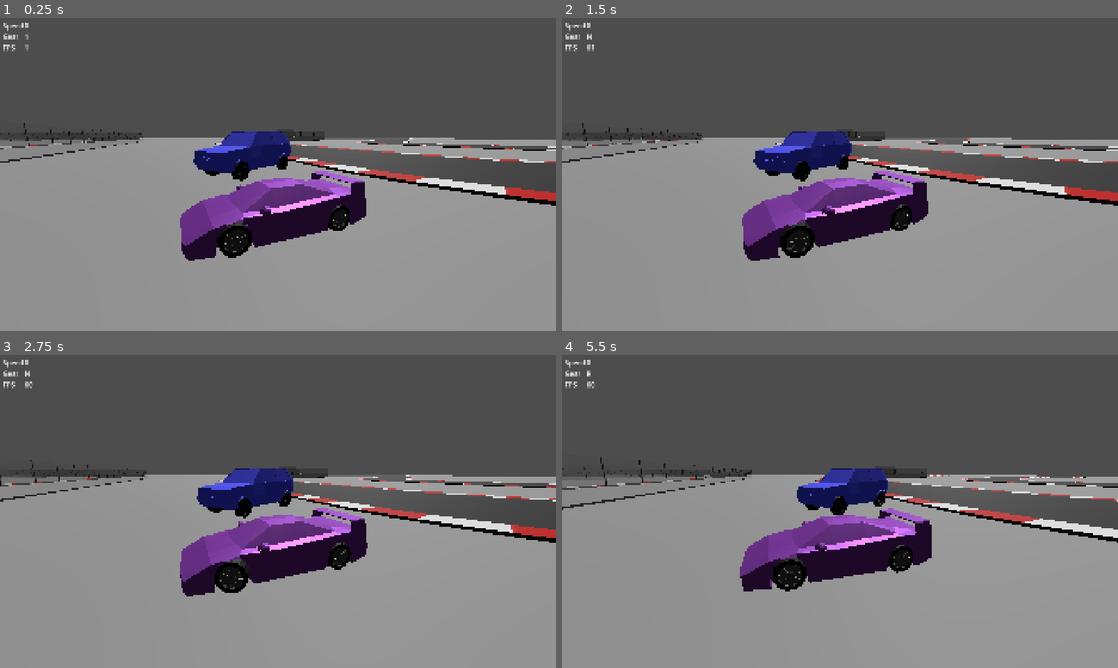
Above: before the commit, frames 1-4 (two rows, left to right).
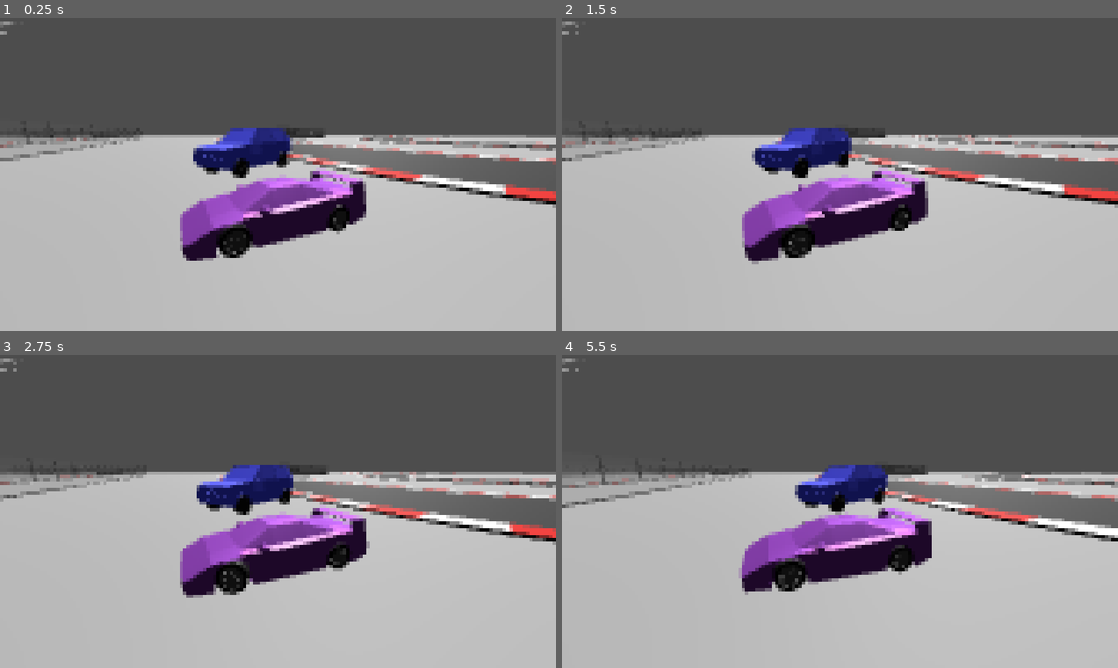
Above: after the commit, the same moments.

Repository: joelhari/my-racing-game
Game: Godot game, scene res://game.tscn
Same seed, same stepped clock (60 frames per second), same inputs: the game is played once before the commit and once after it.
Inputs:
- Up to frame 1 (0.25 s): no input
- Up to frame 2 (1.5 s): hold D (right) 0.53-1.28 s; tap Down (look_back, bound only after the commit) at 0.6 s; tap Up (look_forward, bound only after the commit) at 0.8, 1.35 s; hold F (shift_down) from 1.28 s (still down)
- Up to frame 3 (2.75 s): tap Down (look_back, bound only after the commit) at 1.55 s; release F (shift_down) at 2.03 s; hold D (right) from 2.03 s (still down); hold S (break) from 2.03 s (still down); tap Up (look_forward, bound only after the commit) at 2.3 s
- Up to frame 4 (5.5 s): release D (right) at 2.78 s; release S (break) at 2.78 s; hold W (accelerate) 2.78-3.53 s; tap Left (look_left) at 2.85 s; tap Down (look_back, bound only after the commit) at 3.05, 4.35 s; hold A (left) 3.53-5.03 s; tap Right (look_right) at 3.6 s; tap Up (look_forward, bound only after the commit) at 3.8, 5.1 s; hold F (shift_down) from 5.03 s (still down)

The runs differ from the first frame. In frame 1, 57% of the frame differs, in the area x 0-100%, y 1-100%; in frame 2, 57%; in frame 3, 57%; in frame 4, 57%.

Commit message:
various adjustments

Diff:
--- a/game.tscn
+++ b/game.tscn
@@ -16,6 +16,8 @@
 
 [node name="DirectionalLight3D" type="DirectionalLight3D" parent="." unique_id=1650940499]
 transform = Transform3D(0.69909847, -0.60673296, 0.37833378, 0, 0.5291194, 0.8485474, -0.7150254, -0.5932182, 0.3699065, 0, 7.498417, 0)
+light_energy = 1.8
+light_indirect_energy = 0.5
 
 [node name="Car" parent="." unique_id=305355653 instance=ExtResource("2_feb5d")]
 process_mode = 4
@@ -28,7 +30,7 @@
 transform = Transform3D(1, 0, 0, 0, 1, 0, 0, 0, 1, -66.77867, 0.12512445, -116.716034)
 
 [node name="Track1" parent="." unique_id=114421550 instance=ExtResource("4_fc0e3")]
-transform = Transform3D(1, 0, 0, 0, 1, 0, 0, 0, 1, 64.500145, 0.04006195, 10.836422)
+transform = Transform3D(1, 0, 0, 0, 1, 0, 0, 0, 1, 64.5, 0, 10.836)
 
 [node name="DrivingUI" parent="." unique_id=844519246 instance=ExtResource("5_7jktm")]
 
--- a/objects/cars/car.gd
+++ b/objects/cars/car.gd
@@ -3,8 +3,9 @@
 
 
 @export var wheels: Array[Wheel]
+var steering_wheels: Array[Wheel]
 @export var skid_marks: Array[GPUParticles3D]
-var steering_wheels: Array[Wheel]
+@export var model_scale: float = 1.0
 
 @export_group("Engine")
 @export var acceleration: float = 4000.0
@@ -59,7 +60,7 @@
     if break_input > 0 and not is_zero_approx(velocity):
         break_strength = sign(velocity) * break_input * breaking
 
-    current_car_speed.emit(int(velocity * 3.6))
+    current_car_speed.emit(int(velocity * 3.6 * model_scale))
 
     var grounded: bool = false
 
--- a/objects/cars/car_3.tscn
+++ b/objects/cars/car_3.tscn
@@ -44,6 +44,7 @@
 script = ExtResource("1_2rjty")
 wheels = [NodePath("WheelFL"), NodePath("WheelFR"), NodePath("WheelRL"), NodePath("WheelRR")]
 skid_marks = [NodePath("SkidMarks/GPUParticles3D"), NodePath("SkidMarks/GPUParticles3D2"), NodePath("SkidMarks/GPUParticles3D3"), NodePath("SkidMarks/GPUParticles3D4")]
+model_scale = 0.588
 acceleration_curve = SubResource("Curve_6kggx")
 wheel_turn_angle_curve = SubResource("Curve_cwtv4")
 
--- a/objects/timing/start_finish_line.gd
+++ b/objects/timing/start_finish_line.gd
@@ -5,14 +5,7 @@
 var times_dict: Dictionary= {}
 
 
-func _ready() -> void:
-    timer_dict = {}
-    times_dict = {}
-
-
 func _on_area_3d_body_entered(body: Node3D) -> void:
-    #print(body.get_class())
-    #assert(body.is_class("Car"))
     var now: float = Time.get_unix_time_from_system()
 
     if timer_dict.has(body):
--- a/project.godot
+++ b/project.godot
@@ -17,8 +17,8 @@
 
 [display]
 
-window/size/viewport_width=1920
-window/size/viewport_height=1080
+window/size/viewport_width=3840
+window/size/viewport_height=2160
 window/stretch/mode="canvas_items"
 window/stretch/aspect="expand"
 
@@ -72,6 +72,18 @@
 , Object(InputEventJoypadMotion,"resource_local_to_scene":false,"resource_name":"","device":-1,"axis":2,"axis_value":1.0,"script":null)
 ]
 }
+look_forward={
+"deadzone": 0.2,
+"events": [Object(InputEventKey,"resource_local_to_scene":false,"resource_name":"","device":-1,"window_id":0,"alt_pressed":false,"shift_pressed":false,"ctrl_pressed":false,"meta_pressed":false,"pressed":false,"keycode":0,"physical_keycode":4194320,"key_label":0,"unicode":0,"location":0,"echo":false,"script":null)
+, Object(InputEventJoypadMotion,"resource_local_to_scene":false,"resource_name":"","device":-1,"axis":3,"axis_value":-1.0,"script":null)
+]
+}
+look_back={
+"deadzone": 0.2,
+"events": [Object(InputEventKey,"resource_local_to_scene":false,"resource_name":"","device":-1,"window_id":0,"alt_pressed":false,"shift_pressed":false,"ctrl_pressed":false,"meta_pressed":false,"pressed":false,"keycode":0,"physical_keycode":4194322,"key_label":0,"unicode":0,"location":0,"echo":false,"script":null)
+, Object(InputEventJoypadMotion,"resource_local_to_scene":false,"resource_name":"","device":-1,"axis":3,"axis_value":1.0,"script":null)
+]
+}
 
 [physics]
 
@@ -82,3 +94,5 @@
 rendering_device/driver.windows="d3d12"
 renderer/rendering_method="gl_compatibility"
 renderer/rendering_method.mobile="gl_compatibility"
+anti_aliasing/quality/msaa_3d=2
+anti_aliasing/quality/screen_space_aa=2
--- a/ui/driving_ui.gd
+++ b/ui/driving_ui.gd
@@ -24,7 +24,7 @@
 func _on_car_current_car_speed(velocity: int) -> void:
     if not is_node_ready():
         return
-    value_speed.text = str(velocity)
+    value_speed.text = "%d km/h" % velocity
 
 
 func _on_car_current_car_gear(gear: int) -> void:
